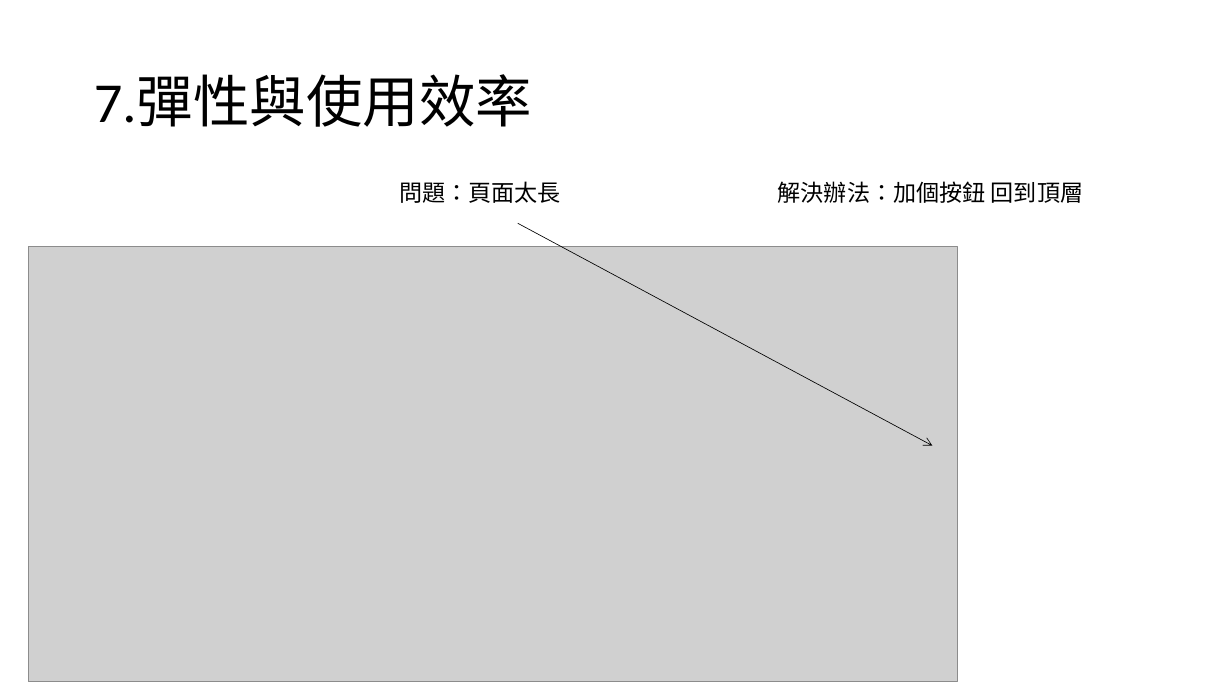
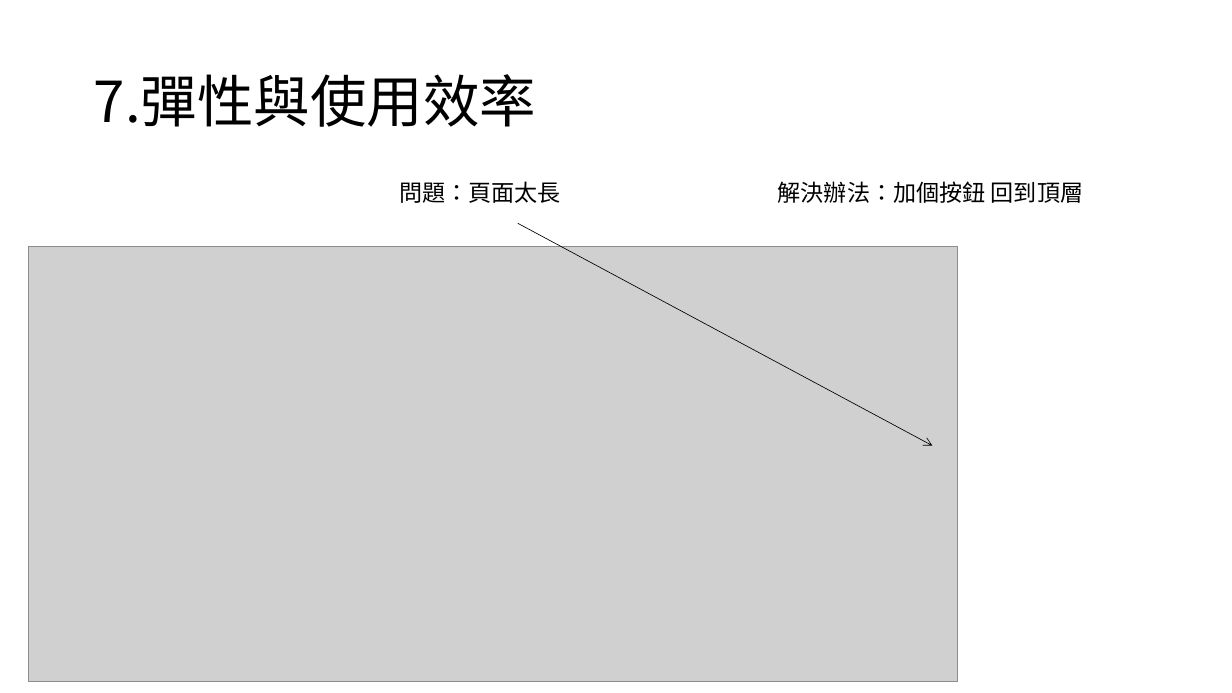
Before and after one commit to 105590015/105590015.github.io, a slide deck: slide 3 of 十大易用性檢討.pptx. Drawn at 1232x693 pixels with LibreOffice and Linux fonts; fonts in the diff are those of the drawing; grey boxes stand for pictures. Boxes give left, top, right and bottom in pixels: in the first picture for what was removed or moved away, otherwise in the second. Text is boxed around its words. In the diff, an @@ line names an element or a change of style, - is before the commit and + after.

```diff
--- a/十大易用性檢討.pptx
+++ b/十大易用性檢討.pptx
@@ title "7.彈性與使用效率" at box(94, 74, 536, 127): font Calibri to Noto Sans CJK SC @@
```
Also in this commit, not shown: 3 other slides changed, 2 slides added.
